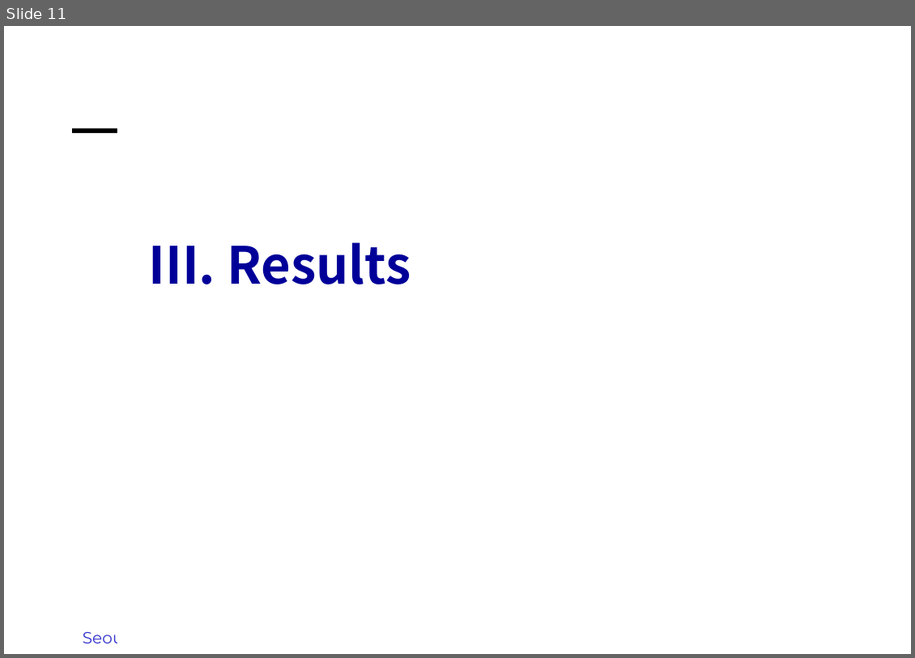
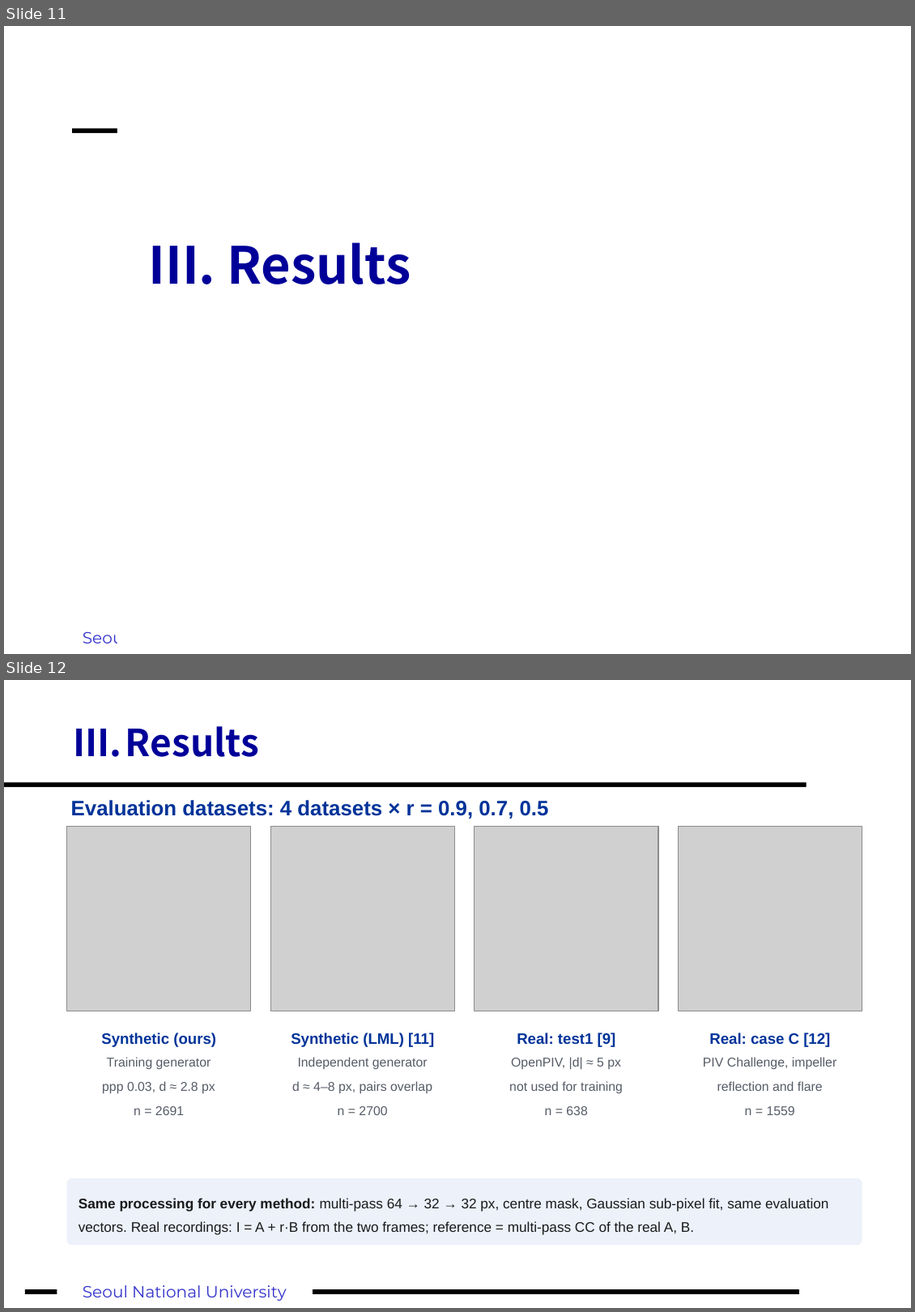
Before and after one commit to fosherrat/piv_termproject, a slide deck: presentation/PIV_term_project.pptx. Shown one above the other, each under a label of ours: slide 11 before the commit, slides 11 and 12 after it. The pictures are 915x658 and 915x1312 pixels, drawn with LibreOffice and Linux fonts; fonts in the diff are those of the drawing; grey boxes stand for pictures; background and template pictures are left out. Boxes give left, top, right and bottom in pixels: in the first picture for what was removed or moved away, otherwise in the second. Text is boxed around its words. In the diff, an @@ line names an element or a change of style, - is before the commit and + after.

```diff
--- a/presentation/PIV_term_project.pptx
+++ b/presentation/PIV_term_project.pptx
@@ slide 12 added at [4,680,911,1308], background #FFFFFF; not listed: 3 template elements that a slide beside it also shows @@
@@ title added at [73,726,259,757], 32 pt, text #000099, bold @@
+III. Results
@@ text added at [71,800,549,819], 18 pt, text #003399, bold @@
+Evaluation datasets: 4 datasets × r = 0.9, 0.7, 0.5
@@ picture added at [67,827,251,1010] @@
@@ picture added at [270,827,454,1010] @@
@@ picture added at [475,827,659,1010] @@
@@ picture added at [679,827,863,1010] @@
@@ text added at [101,1032,216,1047], 13 pt, text #003399, bold @@
+Synthetic (ours)
@@ text added at [291,1032,434,1047], 13 pt, text #003399, bold @@
+Synthetic (LML) [11]
@@ text added at [517,1032,616,1047], 13 pt, text #003399, bold @@
+Real: test1 [9]
@@ text added at [710,1032,830,1047], 13 pt, text #003399, bold @@
+Real: case C [12]
@@ text added at [102,1057,215,1115], 11 pt, text #555B66 @@
+Training generator
+ppp 0.03, d ≈ 2.8 px
+n = 2691
@@ text added at [292,1057,432,1115], 11 pt, text #555B66 @@
+Independent generator
+d ≈ 4–8 px, pairs overlap
+n = 2700
@@ text added at [509,1057,623,1115], 11 pt, text #555B66 @@
+OpenPIV, |d| ≈ 5 px
+not used for training
+n = 638
@@ text added at [703,1057,837,1115], 11 pt, text #555B66 @@
+PIV Challenge, impeller
+reflection and flare
+n = 1559
@@ rounded rectangle added at [67,1178,863,1245], fill #ECF1FA, 12 pt, text #1A1A1A @@
+Same processing for every method: multi-pass 64 → 32 → 32 px, centre mask, Gaussian sub-pixel fit, same evaluation vectors. Real recordings: I = A + r·B from the two frames; reference = multi-pass CC of the real A, B.
```
Also in this commit, not shown: 6 slides changed, 5 other slides added, 5 slides removed.
